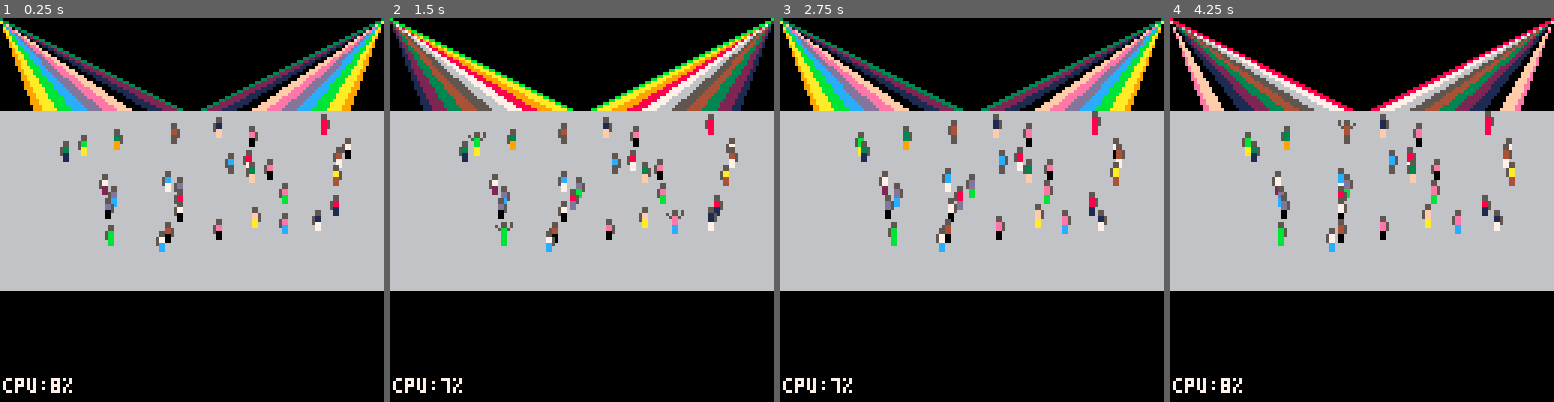
Above: before the commit, frames 1-4 (left to right).
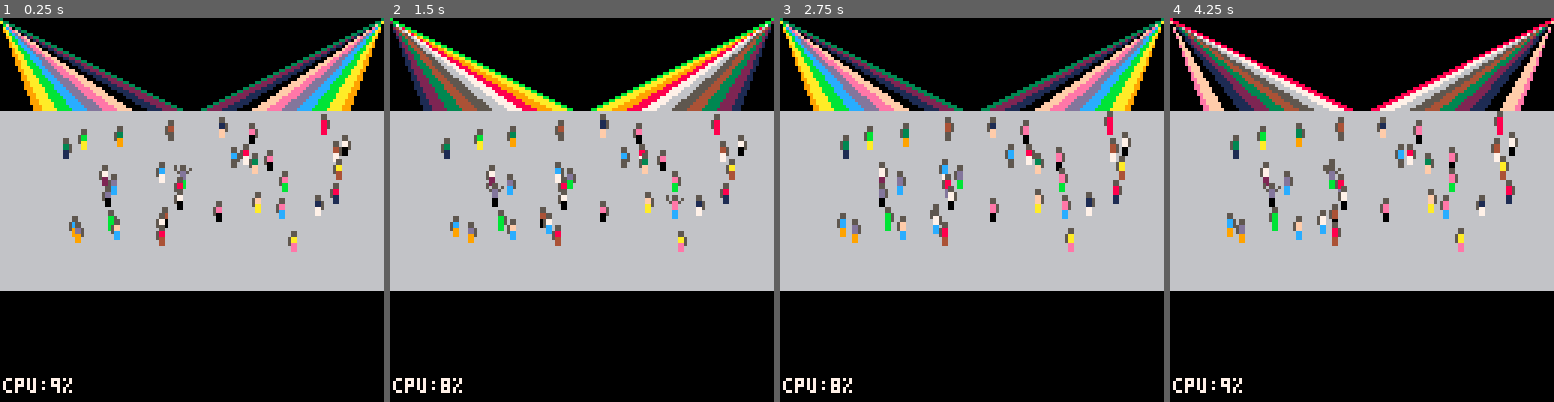
Above: after the commit, the same moments.

Repository: Heisaa/Pico-8
Game: PICO-8 cartridge carts/dance.p8
Same seed, same stepped clock (60 frames per second), same inputs: the game is played once before the commit and once after it.
Inputs:
- Up to frame 1 (0.25 s): no input
- Up to frame 2 (1.5 s): no input
- Up to frame 3 (2.75 s): no input
- Up to frame 4 (4.25 s): no input

The runs differ from the first frame. In frame 1, 4.4% of the frame differs, in the area x 13-92%, y 25-98%; in frame 2, 5.4%; in frame 3, 5.9%; in frame 4, 6.0%, in the area x 13-91%, y 24-98%.

Commit message:
testing vscode

Diff:
--- a/carts/dance.p8
+++ b/carts/dance.p8
@@ -6,7 +6,7 @@
 stimer=1
 bgcol=0
 stagecol=6
-people=30
+people=35
 dancers={}
 beat=false
 lcol=rnd(16)
